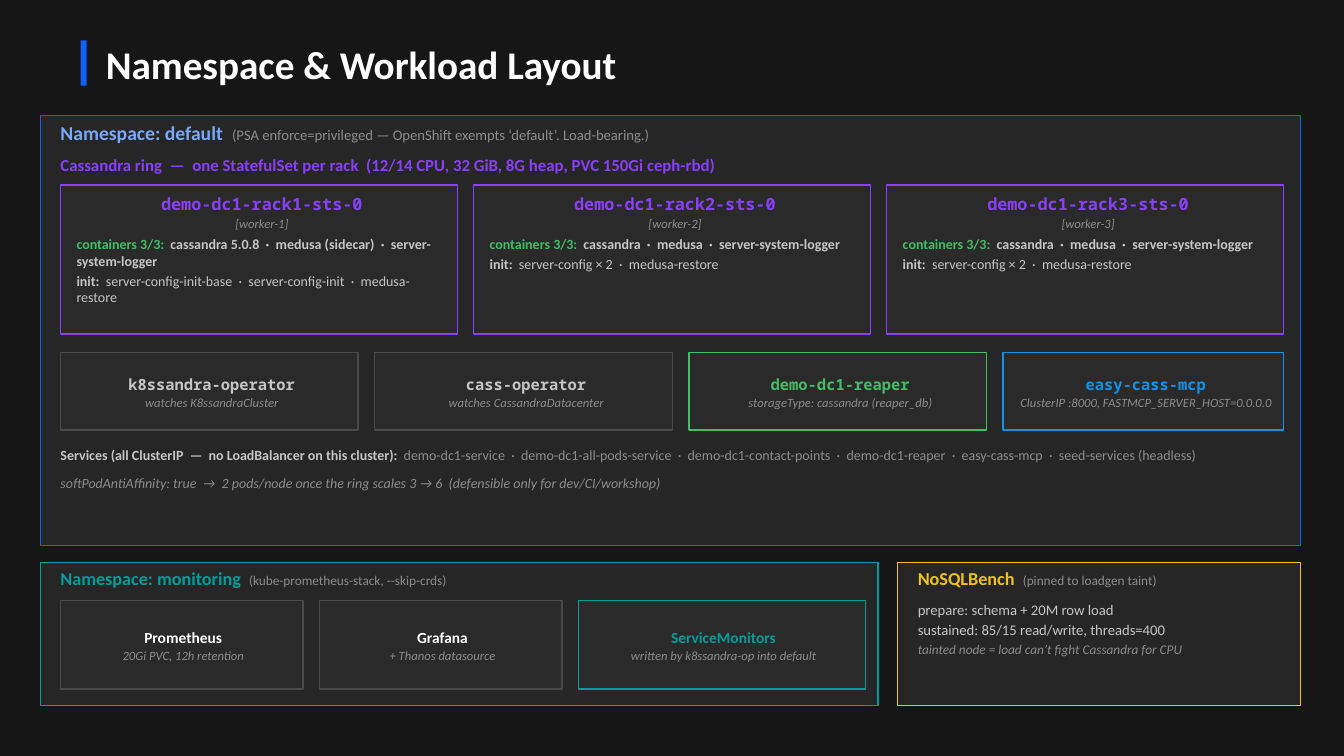
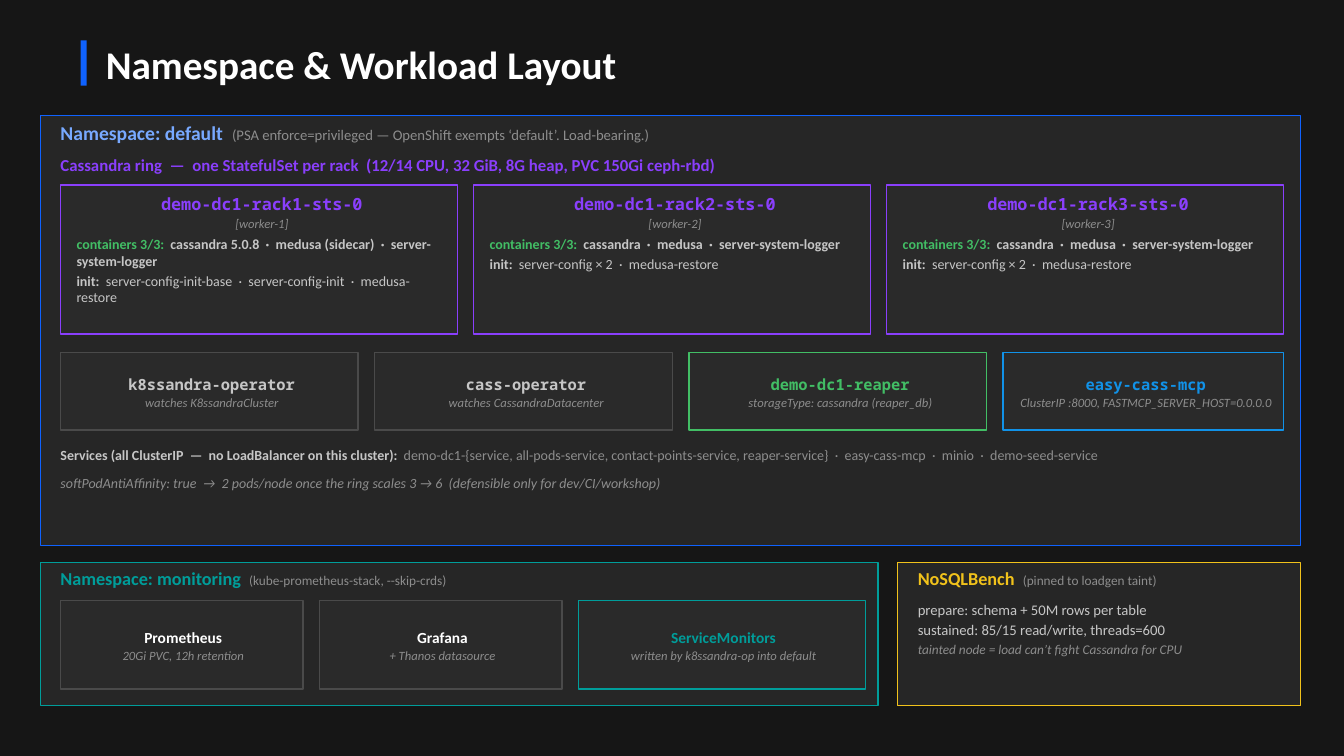
Before and after one commit to jamesc127/k8ssandra-mcp-workshop, a slide deck: slide 7 of k8ssandra-reference-architecture.pptx. Drawn at 1344x756 pixels with LibreOffice and Linux fonts; fonts in the diff are those of the drawing. Boxes give left, top, right and bottom in pixels: in the first picture for what was removed or moved away, otherwise in the second. Text is boxed around its words. In the diff, an @@ line names an element or a change of style, - is before the commit and + after.

```diff
--- a/k8ssandra-reference-architecture.pptx
+++ b/k8ssandra-reference-architecture.pptx
@@ text at (x1=60, y1=450, x2=1098, y2=462): text changed @@
-Services (all ClusterIP — no LoadBalancer on this cluster): demo-dc1-service · demo-dc1-all-pods-service · demo-dc1-contact-points · demo-dc1-reaper · easy-cass-mcp · seed-services (headless)
+Services (all ClusterIP — no LoadBalancer on this cluster): demo-dc1-{service, all-pods-service, contact-points-service, reaper-service} · easy-cass-mcp · minio · demo-seed-service
@@ text at (x1=918, y1=605, x2=1165, y2=637): text changed @@
-prepare: schema + 20M row load
-sustained: 85/15 read/write, threads=400
+prepare: schema + 50M rows per table
+sustained: 85/15 read/write, threads=600
```
Also in this commit, not shown: 13 other slides changed, 1 slide removed.
